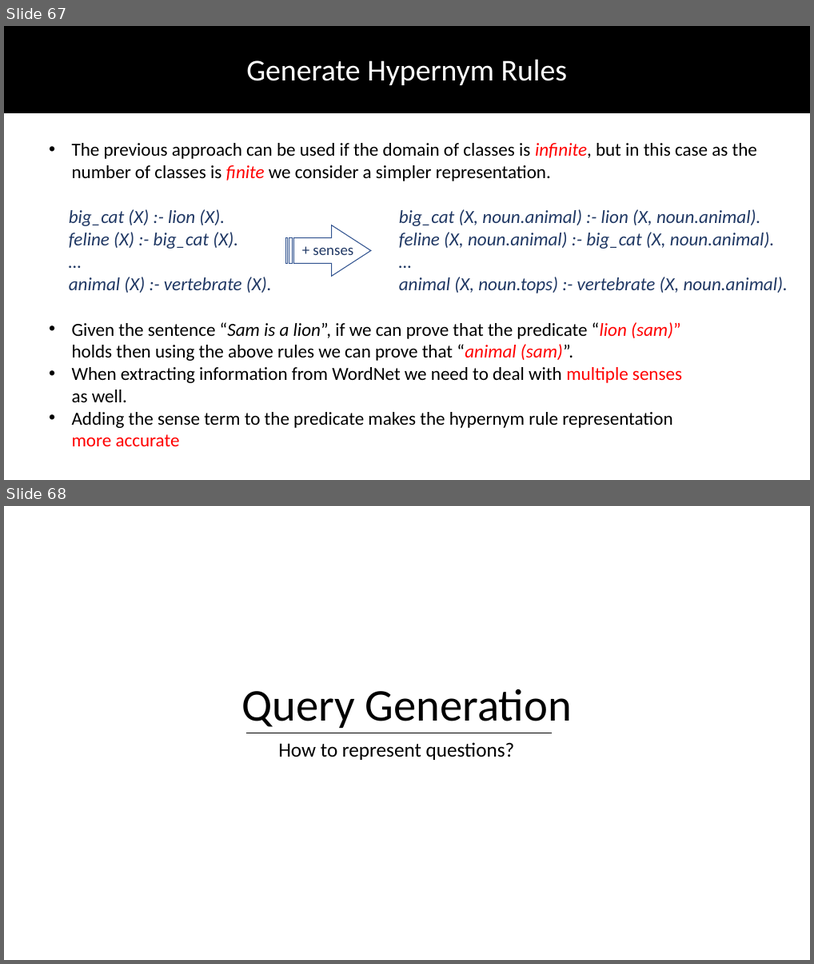
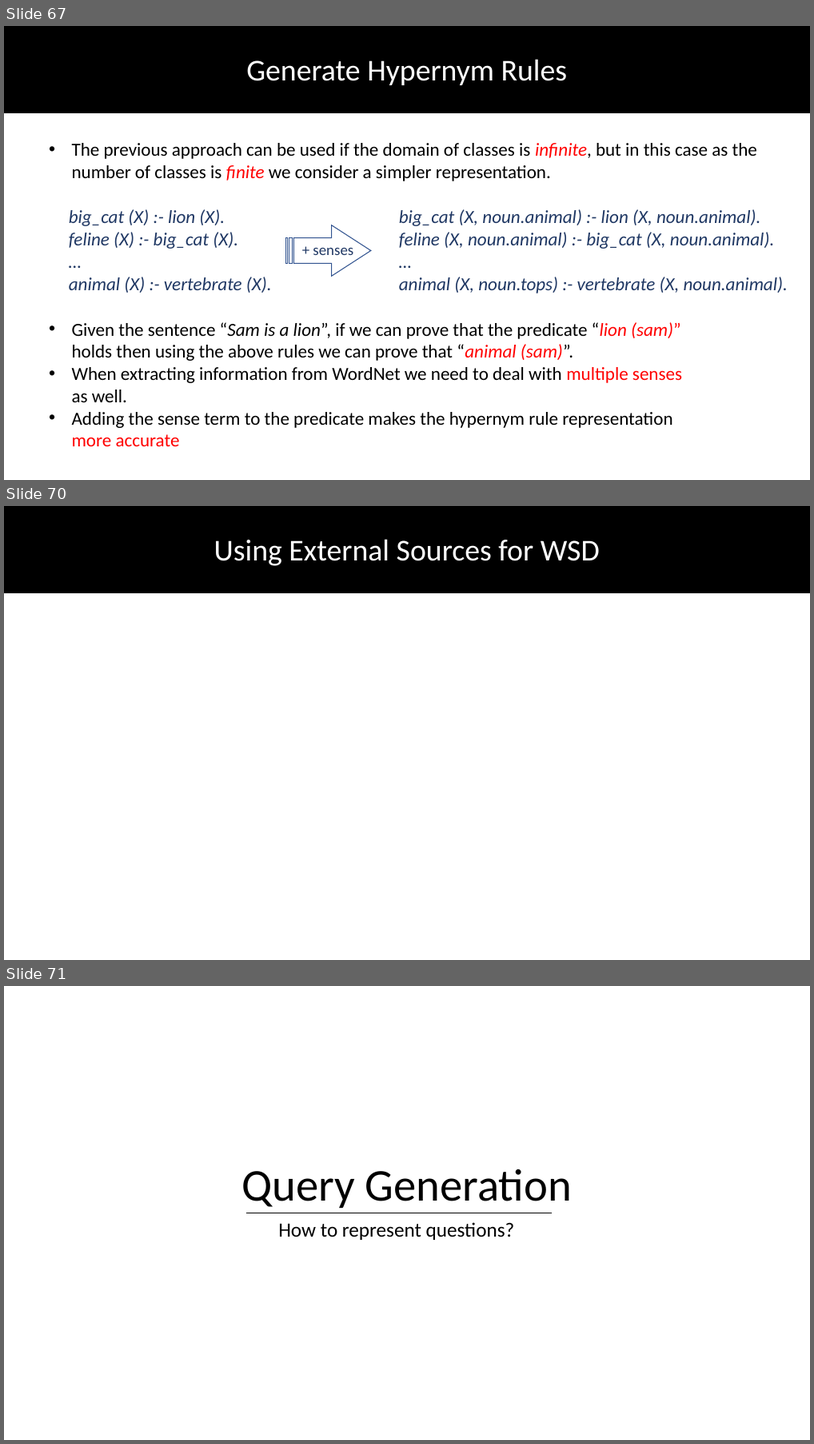
Before and after one commit to DhruvaPendharkar/thesis-project, a slide deck: Notes/ThesisPresentation.pptx. Shown one above the other, each under a label of ours: slides 67 and 68 before the commit, slides 67, 70 and 71 after it; the slides between them are not shown. The pictures are 814x964 and 814x1444 pixels, drawn with LibreOffice and Linux fonts; fonts in the diff are those of the drawing. Boxes give left, top, right and bottom in pixels: in the first picture for what was removed or moved away, otherwise in the second. Text is boxed around its words. In the diff, an @@ line names an element or a change of style, - is before the commit and + after.

```diff
--- a/Notes/ThesisPresentation.pptx
+++ b/Notes/ThesisPresentation.pptx
@@ slide 70 added at (4,506,810,960), background #FFFFFF @@
@@ rectangle added at (4,506,810,592), fill #000000, outline #000000 1 pt @@
@@ text added at (214,539,600,566), 36 pt, text #FFFFFF @@
+Using External Sources for WSD
@@ what was slide 68 is now slide 71 @@
```
Also in this commit, not shown: 1 slide changed, 8 other slides added.
